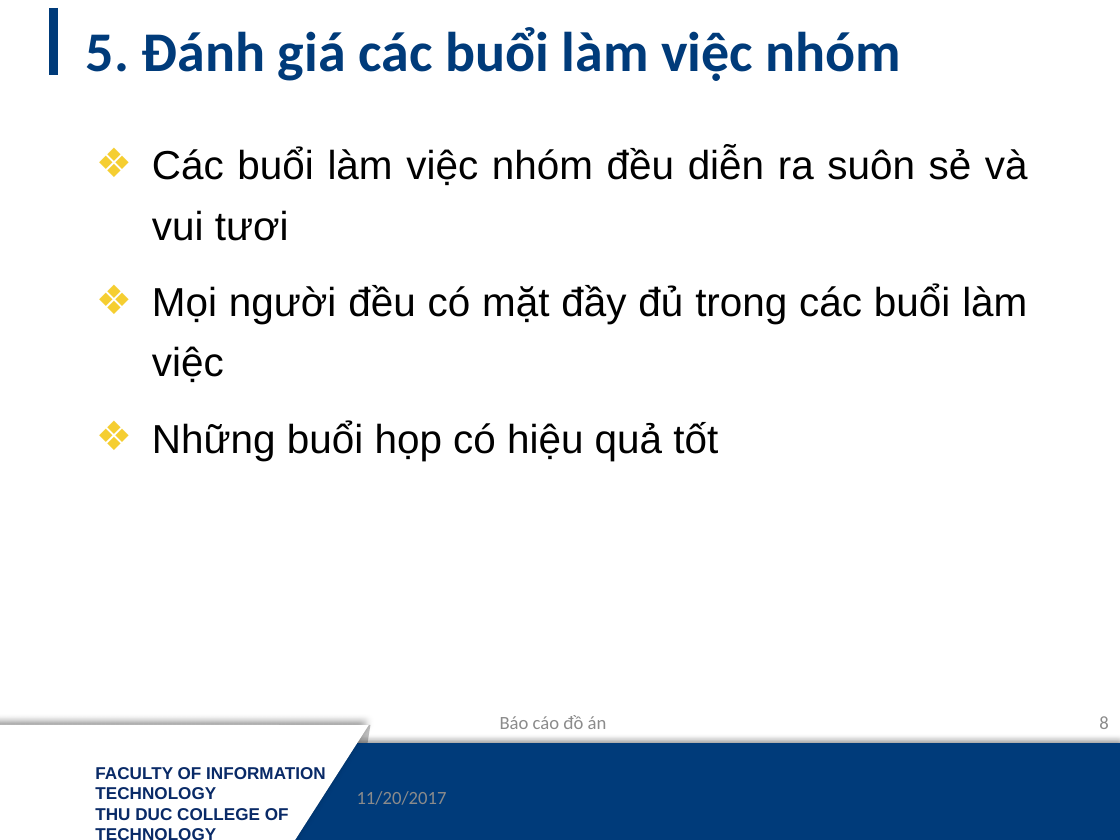
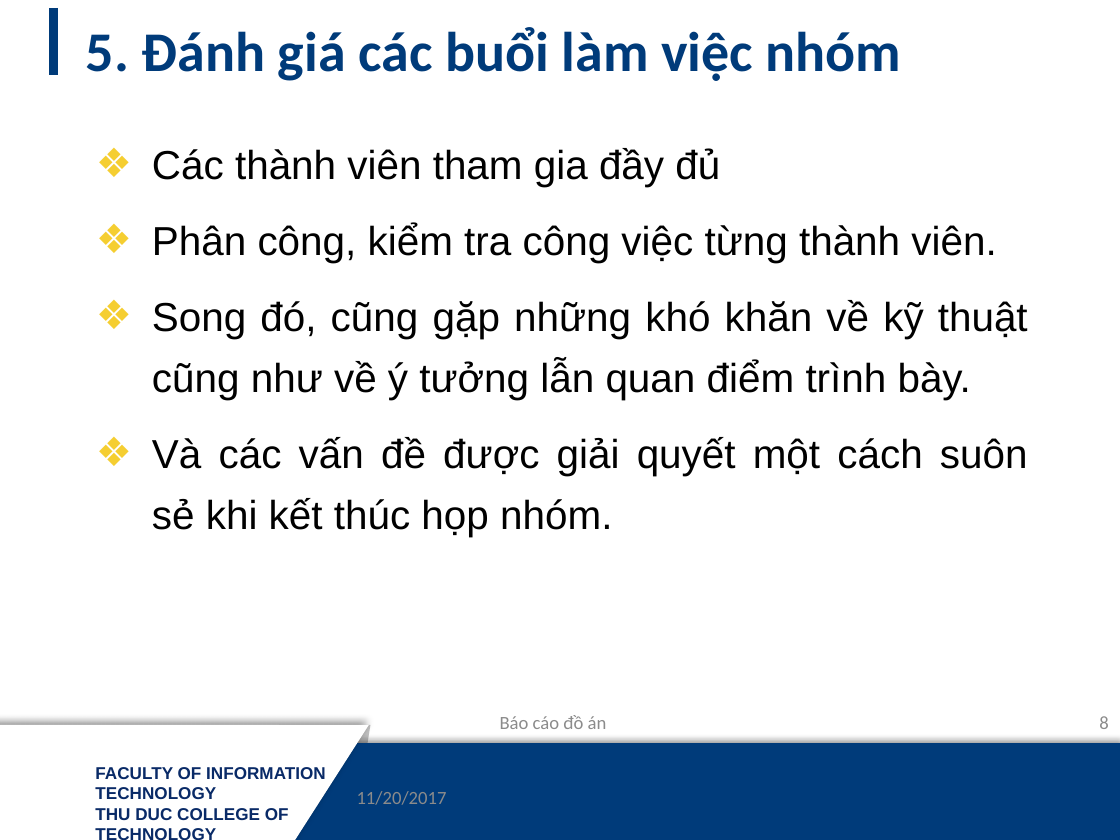
Before and after one commit to mynameissss/NM03_NHOM7, a slide deck: slide 8 of Báo-cáo-đồ-án.pptx. Drawn at 1120x840 pixels with LibreOffice and Linux fonts; fonts in the diff are those of the drawing; background and template pictures are left out. Boxes give left, top, right and bottom in pixels: in the first picture for what was removed or moved away, otherwise in the second. Text is boxed around its words. In the diff, an @@ line names an element or a change of style, - is before the commit and + after.

```diff
--- a/Báo-cáo-đồ-án.pptx
+++ b/Báo-cáo-đồ-án.pptx
@@ text at (x1=152, y1=148, x2=1028, y2=537): text changed @@
-❖ Các buổi làm việc nhóm đều diễn ra suôn sẻ và vui tươi
-❖ Mọi người đều có mặt đầy đủ trong các buổi làm việc
-❖ Những buổi họp có hiệu quả tốt
+❖ Các thành viên tham gia đầy đủ
+❖ Phân công, kiểm tra công việc từng thành viên.
+❖ Song đó, cũng gặp những khó khăn về kỹ thuật cũng như về ý tưởng lẫn quan điểm trình bày.
+❖ Và các vấn đề được giải quyết một cách suôn sẻ khi kết thúc họp nhóm.
```
Also in this commit, not shown: 7 other slides changed, 1 slide added, 1 slide removed, 1 other file.
